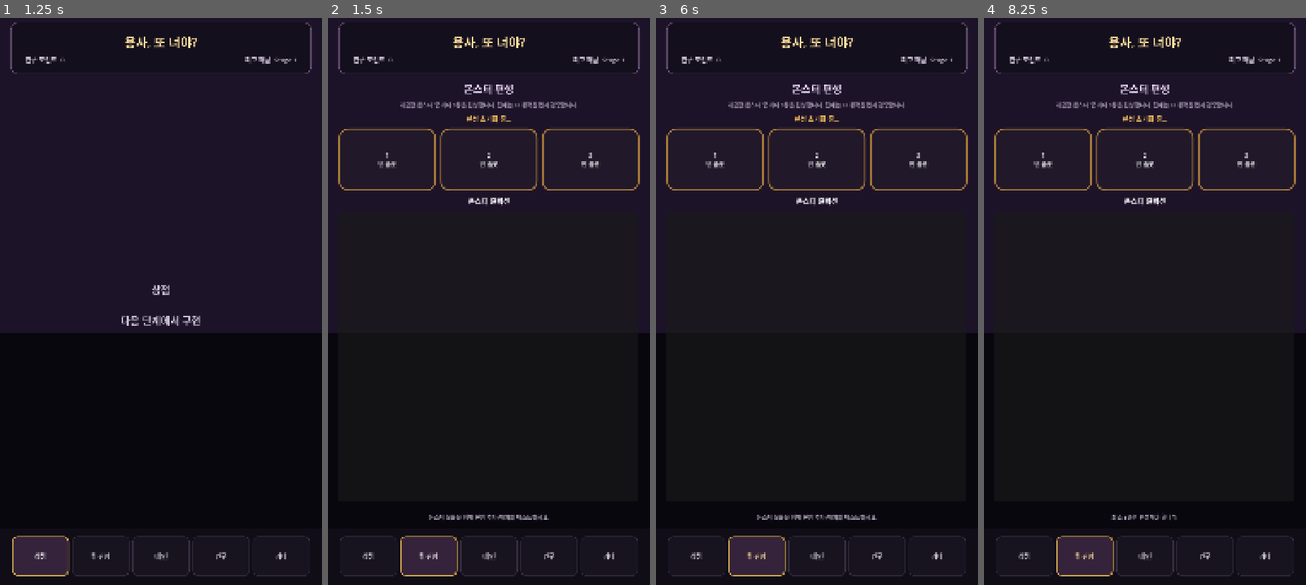
Above: before the commit, frames 1-4 (left to right).
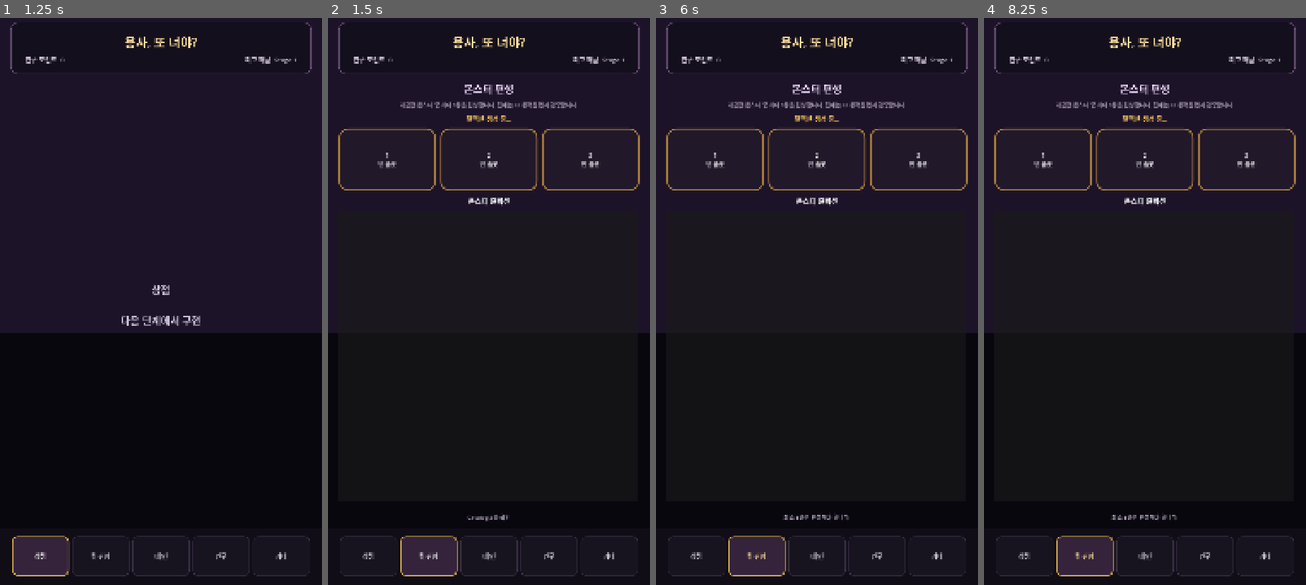
Above: after the commit, the same moments.

Repository: MinSung0732/Again-Hero-
Game: Godot game, scene res://src/lobby/Lobby.tscn
Same seed, same stepped clock (60 frames per second), same inputs: the game is played once before the commit and once after it.
Inputs:
- Up to frame 1 (1.25 s): click "상점" at 0.5 s
- Up to frame 2 (1.5 s): click "팀 편성" at 1.25 s
- Up to frame 3 (6 s): click "메인" at 2 s; click "연구" at 2.75 s; click "기타" at 3.5 s; click "상점" at 4.25 s; click "팀 편성" at 5 s; click "1 빈 슬롯" at 5.75 s
- Up to frame 4 (8.25 s): click "2 빈 슬롯" at 6.5 s; click "3 빈 슬롯" at 7.25 s; click "1 빈 슬롯" at 8 s

Frame 1 is identical in both runs. In frame 2, 0.3% of the frame differs, in the area x 31-69%, y 17-89%; in frame 3, 0.3%; in frame 4, less than 0.1%.
Error before the commit: Invalid call to function 'get_name' in base 'GDScript'. Expected 0 argument(s). (res://src/lobby/lobby.gd:314)
Error after the commit: Invalid call to function 'get_name' in base 'GDScript'. Expected 0 argument(s). (res://src/lobby/lobby.gd:285)

Commit message:
fix: populate monster collection from dedicated team tab handler

Diff:
--- a/src/lobby/lobby.gd
+++ b/src/lobby/lobby.gd
@@ -201,7 +201,7 @@
 
 func _connect_navigation() -> void:
 	shop_button.pressed.connect(_switch_tab.bind("shop"))
-	team_button.pressed.connect(_switch_tab.bind("team"))
+	team_button.pressed.connect(_on_team_tab_pressed)
 	main_button.pressed.connect(_switch_tab.bind("main"))
 	research_button.pressed.connect(_switch_tab.bind("research"))
 	other_button.pressed.connect(_switch_tab.bind("other"))
@@ -215,6 +215,27 @@
 	team_slot_3_button.pressed.connect(_on_team_slot_pressed.bind(2))
 	team_monster_list.item_selected.connect(_on_team_item_selected)
 
+
+func _on_team_tab_pressed() -> void:
+	current_tab = "team"
+
+	shop_tab.hide()
+	team_tab.show()
+	main_tab.hide()
+	research_tab.hide()
+	other_tab.hide()
+
+	# Update this immediately so a device screenshot tells us the handler ran.
+	team_summary_label.text = "컬렉션 생성 중…"
+	team_status_label.text = "MonsterCatalog 목록을 만드는 중입니다."
+
+	_setup_team_preview()
+
+	_refresh_nav_button(shop_button, false)
+	_refresh_nav_button(team_button, true)
+	_refresh_nav_button(main_button, false)
+	_refresh_nav_button(research_button, false)
+	_refresh_nav_button(other_button, false)
 
 func _switch_tab(tab_id: String) -> void:
 	current_tab = tab_id
@@ -225,9 +246,7 @@
 	research_tab.visible = tab_id == "research"
 	other_tab.visible = tab_id == "other"
 
-	if tab_id == "team":
-		_setup_team_preview()
-	elif tab_id == "research":
+	if tab_id == "research":
 		_rebuild_research_list()
 
 	_refresh_nav_button(shop_button, tab_id == "shop")
@@ -247,22 +266,13 @@
 	)
 
 func _setup_team_preview() -> void:
-	team_summary_label.text = "편성 초기화 중…"
-	team_status_label.text = "MonsterCatalog를 불러오고 있습니다."
-
 	team_catalog_ids.clear()
 	team_available_ids.clear()
 	team_selected_ids.clear()
+	team_monster_list.clear()
 
 	var monster_ids = MONSTER_CATALOG.get_ids()
-	if monster_ids.is_empty():
-		team_monster_list.clear()
-		team_summary_label.text = "등록된 몬스터 없음"
-		team_status_label.text = "MonsterCatalog에 등록된 몬스터가 없습니다."
-		_refresh_team_slot(team_slot_1_button, 0)
-		_refresh_team_slot(team_slot_2_button, 1)
-		_refresh_team_slot(team_slot_3_button, 2)
-		return
+	team_status_label.text = "Catalog %d종 확인" % monster_ids.size()
 
 	for raw_id in monster_ids:
 		var monster_id := String(raw_id)
@@ -272,8 +282,17 @@
 		if team_selected_ids.size() < TEAM_MAX_SLOTS:
 			team_selected_ids.append(monster_id)
 
+		var line := "%s · %s · 비용 %.0f" % [
+			MONSTER_CATALOG.get_name(monster_id),
+			MONSTER_CATALOG.get_role_label(
+				MONSTER_CATALOG.get_role(monster_id)
+			),
+			MONSTER_CATALOG.get_base_cost(monster_id),
+		]
+		team_monster_list.add_item(line)
+
 	_refresh_team_preview()
-	team_status_label.text = "몬스터 목록을 탭해 편성 추가/해제를 테스트하세요."
+	team_status_label.text = "컬렉션 %d종 표시 완료 · 목록을 탭해 편성을 변경하세요." % team_catalog_ids.size()
 
 func _refresh_team_preview() -> void:
 	_refresh_team_slot(team_slot_1_button, 0)
@@ -293,9 +312,8 @@
 		selected_names,
 	]
 
-	team_monster_list.clear()
-	for raw_id in team_catalog_ids:
-		var monster_id := String(raw_id)
+	for item_index in range(team_catalog_ids.size()):
+		var monster_id := String(team_catalog_ids[item_index])
 		var selected := monster_id in team_selected_ids
 		var marker := "[편성] " if selected else ""
 		var line := "%s%s · %s · 비용 %.0f" % [
@@ -306,7 +324,9 @@
 			),
 			MONSTER_CATALOG.get_base_cost(monster_id),
 		]
-		team_monster_list.add_item(line)
+
+		if item_index < team_monster_list.item_count:
+			team_monster_list.set_item_text(item_index, line)
 
 func _refresh_team_slot(button: Button, slot_index: int) -> void:
 	if slot_index < team_selected_ids.size():
Not shown, changed: CHANGELOG.md
Not shown, changed: PROJECT_CONTEXT.md
